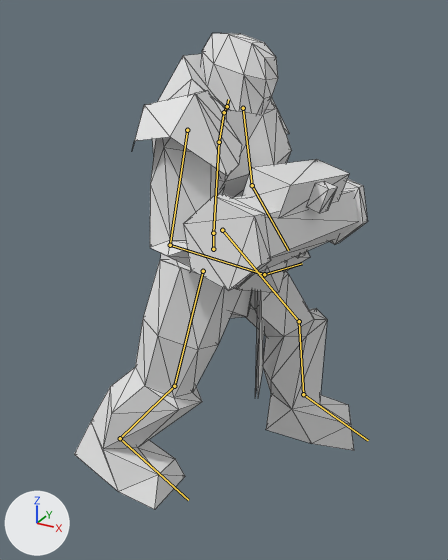
The glTF model src/public/models/units/trooper.corrino.glb as it was, and as the next commit left it.
Before and after are seen from a 50 mm camera at (0.549, -0.961, 0.891) aimed at (0.039, -0.034, 0.428). Arrows for +X, +Y and +Z are at lower left; the lights stay in place. The first picture is the older version. Both versions are drawn at frame 14 of the action 'walk'; the numbers are the values there. The bones that change, and the others that lie on the model, are drawn over the model as lines. Mesh edges are drawn as thin lines.

In view in the first picture: 'armor1', 'body', 'weapons0', 'weapons1'.
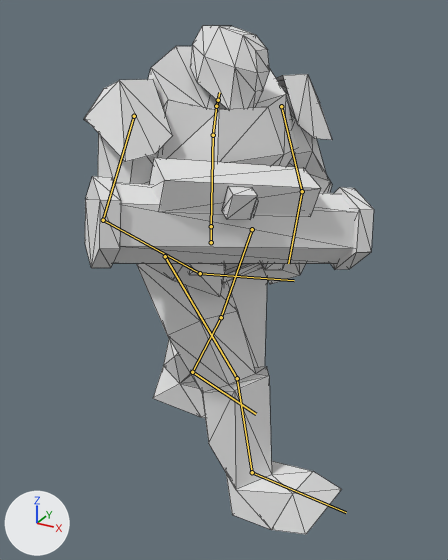
What differs and where, as boxes [x1, y1, x2, y2] in the pictures (448 x 560 px):
'body', posed (13% narrower, 7% taller)
    before: [74, 33, 354, 509]
    after: [98, 25, 342, 534]
'weapons0', posed (56% wider, 12% shorter)
    before: [183, 179, 368, 291]
    after: [85, 176, 374, 275]
'armor1', posed
    before: [133, 90, 289, 176]
    after: [84, 74, 332, 162]
'weapons1', posed (58% wider, 9% taller)
    before: [242, 159, 350, 216]
    after: [150, 158, 321, 220]
bone 'hips', root to tip
    before: (213, 249) to (213, 233)
    after: (211, 242) to (211, 226)
bone 'head', root to tip
    before: (227, 106) to (228, 99)
    after: (218, 100) to (219, 92)
bone 'thigh.L', root to tip
    before: (222, 230) to (299, 321)
    after: (252, 229) to (221, 317)
bone 'shin.L', root to tip
    before: (299, 321) to (303, 394)
    after: (221, 317) to (192, 372)
bone 'foot.L', root to tip
    before: (303, 394) to (368, 440)
    after: (192, 372) to (256, 414)
bone 'thigh.R', root to tip
    before: (203, 271) to (174, 386)
    after: (165, 256) to (237, 378)
bone 'shin.R', root to tip
    before: (174, 386) to (120, 438)
    after: (237, 378) to (252, 472)
bone 'foot.R', root to tip
    before: (120, 438) to (188, 500)
    after: (252, 472) to (346, 512)

What the commit changed:
Bone 'hips' (bone_hips) moves from (-0.002, -0.051, 0.0) to (-0.007, -0.039, 0.0).
Bone 'hips' (bone_hips) turns from (0, 20, 0) to (0, -19, 0) degrees about its own x, y and z.
Bone 'head' (bone_head) turns from (3, -11, 14) to (-5, 27, 14) degrees about its own x, y and z.
Bone 'thigh.L' (bone_thigh_l) turns from (-2, 8, -35) to (-6, -28, 32) degrees about its own x, y and z.
Bone 'shin.L' (bone_shin_l) turns from (-4, 5, 24) to (-13, 0, -5) degrees about its own x, y and z.
Bone 'foot.L' (bone_foot_l) turns from (-7, 9, 20) to (16, 2, -2) degrees about its own x, y and z.
Bone 'thigh.R' (bone_thigh_r) turns from (1, -3, 22) to (14, -19, -34) degrees about its own x, y and z.
Bone 'shin.R' (bone_shin_r) turns from (12, 7, 14) to (11, 8, 14) degrees about its own x, y and z.
Bone 'foot.R' (bone_foot_r) turns from (22, -1, -18) to (11, 2, -9) degrees about its own x, y and z.
